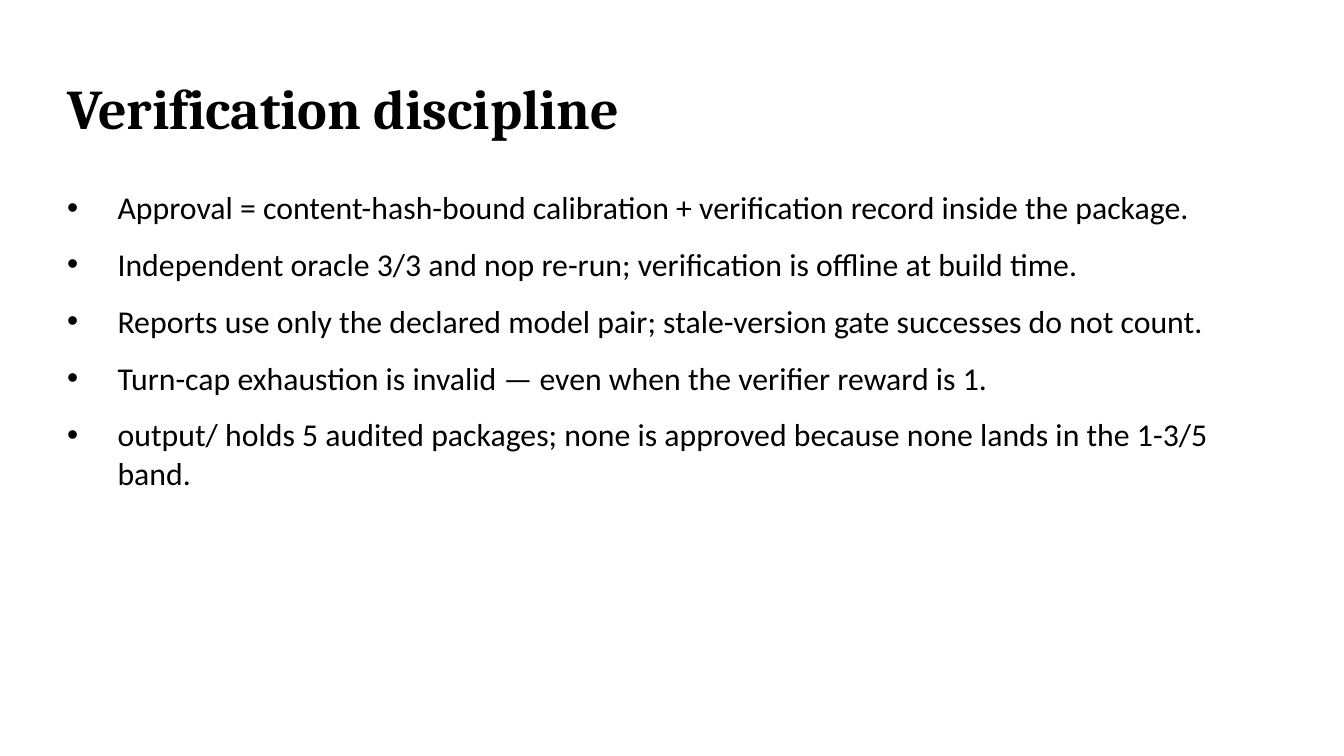
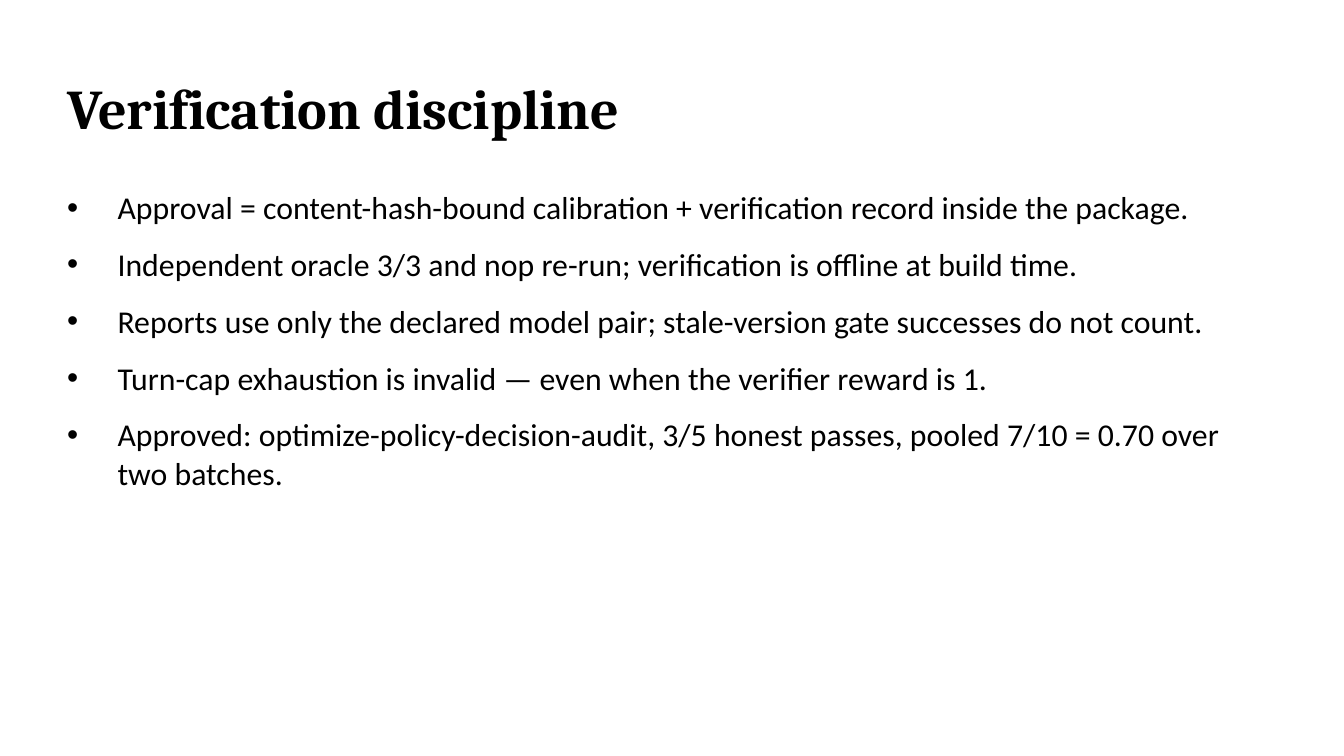
Before and after one commit to zignd/harbor-tbench-worktrial, a slide deck: slide 8 of docs/result/presentation.pptx. Drawn at 1344x756 pixels with LibreOffice and Linux fonts; fonts in the diff are those of the drawing. Boxes give left, top, right and bottom in pixels: in the first picture for what was removed or moved away, otherwise in the second. Text is boxed around its words. In the diff, an @@ line names an element or a change of style, - is before the commit and + after.

Commit message:
feat: approve optimize-policy-decision-audit (3/5, pooled 0.70 over two batches)
- pre-registered approval rule in scripts/audit_pool.py: a complete 5-attempt
  batch with 1-3 honest passes and all failures valid AND the pooled pass rate
  over all batches in [0.2, 0.8]. Harder to satisfy than a single batch.
- batch 1 = 4/5, batch 2 = 3/5, pooled 7/10 = 0.70. One turn-cap trial in
  batch 2 was invalid by rule, replaced under identical settings, and preserved
  under excluded_trials. Both batches are published.
- gates: validate PASS, oracle 3/3, nop 0, quality 0 blocking findings
- verification.json overall_status: passed, approved_tasks has one entry
- report section 7 rewritten with the decision rule and the selection bias;
  output/README.md, both decks and the plan counter updated to 92/113
- the other four packages stay published and unapproved with their reasons

```diff
--- a/docs/result/presentation.pptx
+++ b/docs/result/presentation.pptx
@@ text at box(118, 424, 1219, 486): text changed @@
-• output/ holds 5 audited packages; none is approved because none lands in the 1-3/5 band.
+• Approved: optimize-policy-decision-audit, 3/5 honest passes, pooled 7/10 = 0.70 over two batches.
```
Also in this commit, not shown: 2 other slides changed, 22 other files.
